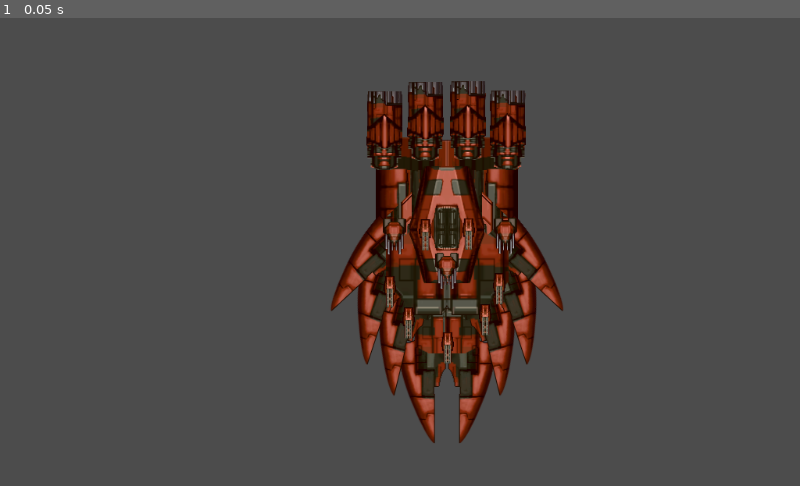
Above: before the commit, frame 1.
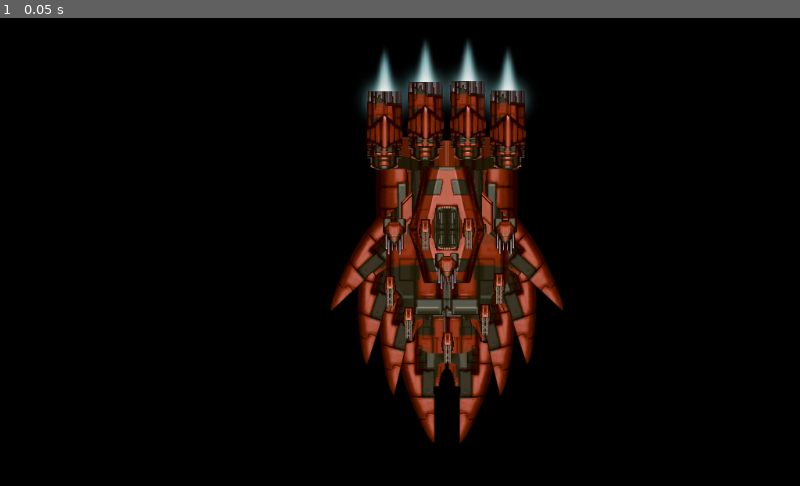
Above: after the commit, the same moment.

Repository: SeijiEmery/space-war-prototype
Game: Godot game, scene res://scenes/TestShipController.tscn
The game is run twice, just before and just after one commit, with the same random seed, the same clock (stepped at 60 frames per second) and the same inputs.
Inputs:
- Up to frame 1 (0.05 s): no input

The runs differ from the first frame. In frame 1, 87% of the frame differs, in the area x 0-100%, y 0-100%.

Commit message:
working on demo

Diff:
--- a/TestShipController.gd
+++ b/TestShipController.gd
@@ -4,11 +4,27 @@
 # var a = 2
 # var b = "textvar"
 export(float) var DEADZONE = 0.1
+var zoom_level = 1.0
+var is_controlling_camera = false
 
 func _ready():
 	# Called when the node is added to the scene for the first time.
 	# Initialization here
 	pass
+
+func control_ship (move_vector, look_vector, dt):
+	$Ship/Ship.move(move_vector, dt)
+	if look_vector.length() > 0.3:
+		$Ship/Ship.look(Vector2(-look_vector.y, look_vector.x), dt)
+
+func control_camera (move_vector, look_vector, dt):
+	var scale_factor = exp(look_vector.x * 1.0 * dt)
+	get_viewport().canvas_transform = get_viewport().canvas_transform \
+		.translated(
+			Vector2(-move_vector.x, move_vector.y) * dt * 1000.0
+			#get_viewport().size * (1.0 - scale_factor)
+		) \
+		.scaled(Vector2(scale_factor, scale_factor))
 
 func _process (dt):
 	var move_vector = Vector2(
@@ -18,12 +34,16 @@
 		move_vector = Vector2(0, 0)
 
 	var look_vector = Vector2(
-		-Input.get_joy_axis(0, JOY_AXIS_3),
-		Input.get_joy_axis(0, JOY_AXIS_2))
+		Input.get_joy_axis(0, JOY_AXIS_2),
+		Input.get_joy_axis(0, JOY_AXIS_3))
 
 	if look_vector.length() <= DEADZONE:
 		look_vector = Vector2(0, 0)
 
-	$Ship/Ship.move(move_vector, dt)
-	if look_vector.length() > 0.3:
-		$Ship/Ship.look(look_vector, dt)
+	if Input.is_action_just_pressed("ui_accept"):
+		is_controlling_camera = not is_controlling_camera
+
+	if is_controlling_camera:
+		control_camera(move_vector, look_vector, dt)
+	else:
+		control_ship(move_vector, look_vector, dt)
--- a/project.godot
+++ b/project.godot
@@ -39,4 +39,5 @@
 
 [rendering]
 
+environment/default_clear_color=Color( 0, 0, 0, 1 )
 environment/default_environment="res://default_env.tres"
--- a/scenes/TestShipController.tscn
+++ b/scenes/TestShipController.tscn
@@ -6,6 +6,7 @@
 [node name="TestShipController" type="Node2D" index="0"]
 
 script = ExtResource( 1 )
+_sections_unfolded = [ "Material", "Pause", "Visibility" ]
 DEADZONE = 0.1
 
 [node name="Ship" parent="." index="0" instance=ExtResource( 2 )]
--- a/ships/LargeEngine.tscn
+++ b/ships/LargeEngine.tscn
@@ -1,31 +1,38 @@
-[gd_scene load_steps=4 format=2]
+[gd_scene load_steps=5 format=2]
 
-[ext_resource path="res://graphics/part7.png" type="Texture" id=1]
-[ext_resource path="res://graphics/engine4.png" type="Texture" id=2]
-[ext_resource path="res://graphics/part4.png" type="Texture" id=3]
+[ext_resource path="res://graphics/flare5.png" type="Texture" id=1]
+[ext_resource path="res://graphics/part7.png" type="Texture" id=2]
+[ext_resource path="res://graphics/engine4.png" type="Texture" id=3]
+[ext_resource path="res://graphics/part4.png" type="Texture" id=4]
 
 [node name="Node2D" type="Node2D"]
 
-[node name="part7" type="Sprite" parent="." index="0"]
+[node name="flare5" type="Sprite" parent="." index="0"]
+
+position = Vector2( -1.55834, -68.1783 )
+scale = Vector2( 3.40638, 3.40638 )
+texture = ExtResource( 1 )
+
+[node name="part7" type="Sprite" parent="." index="1"]
 
 position = Vector2( 0.191424, 12.41 )
 scale = Vector2( 1.44606, 0.457355 )
-texture = ExtResource( 1 )
+texture = ExtResource( 2 )
 
-[node name="engine4" type="Sprite" parent="." index="1"]
+[node name="engine4" type="Sprite" parent="." index="2"]
 
 position = Vector2( 0.399857, -40.1836 )
 scale = Vector2( 0.750386, -0.873893 )
-texture = ExtResource( 2 )
+texture = ExtResource( 3 )
 
-[node name="part4" type="Sprite" parent="." index="2"]
+[node name="part4" type="Sprite" parent="." index="3"]
 
 position = Vector2( 12.281, -13.2625 )
 scale = Vector2( 1.63775, 1.37207 )
-texture = ExtResource( 3 )
+texture = ExtResource( 4 )
 
-[node name="part5" type="Sprite" parent="." index="3"]
+[node name="part5" type="Sprite" parent="." index="4"]
 
 position = Vector2( -10.6475, -13.908 )
 scale = Vector2( -1.63775, 1.41242 )
-texture = ExtResource( 3 )
+texture = ExtResource( 4 )
